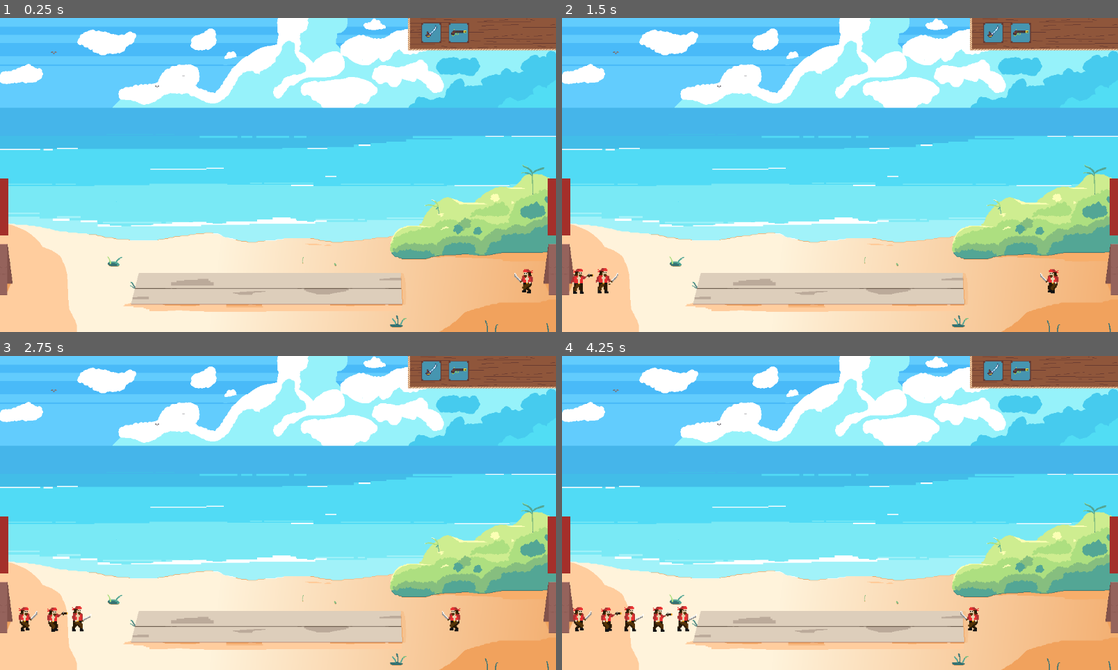
Above: before the commit, frames 1-4 (two rows, left to right).
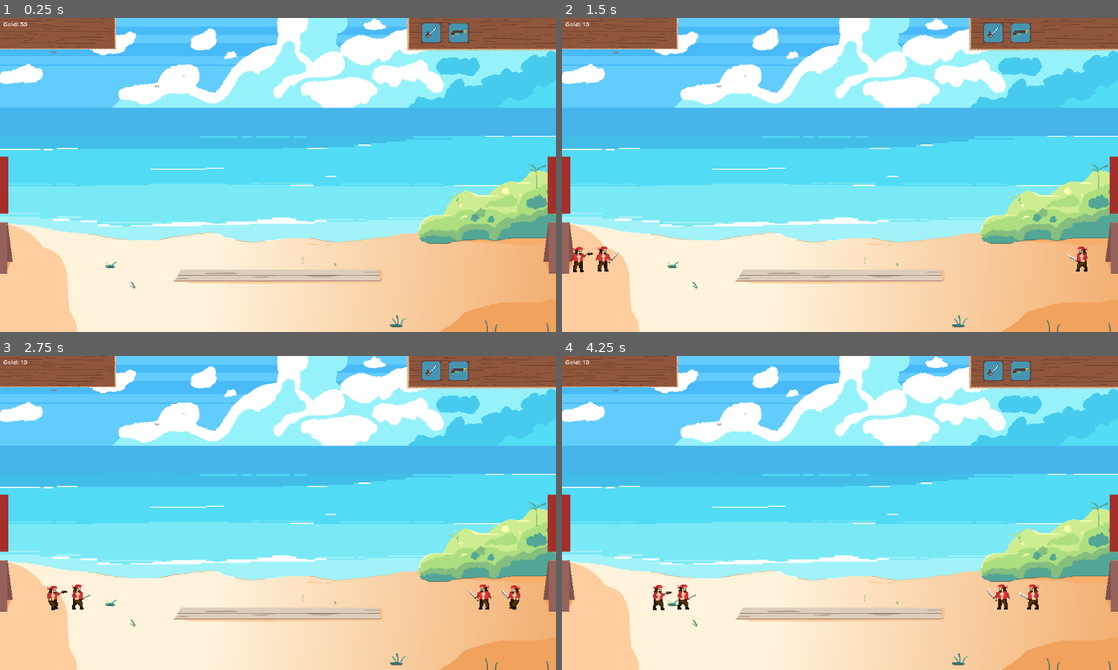
Above: after the commit, the same moments.

Repository: Krayorn/age-of-war
Game: Godot game, scene res://World/World.tscn
Same seed, same stepped clock (60 frames per second), same inputs: the game is played once before the commit and once after it.
Inputs (mouse positions are in pixels of both pictures, inside the frame that each line leads up to):
- Up to frame 1 (0.25 s): no input
- Up to frame 2 (1.5 s): click (995, 33) at 0.5 s; click (1023, 33) at 1.25 s
- Up to frame 3 (2.75 s): click (433, 371) at 2 s
- Up to frame 4 (4.25 s): click (1023, 371) at 2.75 s; click (995, 371) at 3.5 s

The runs differ from the first frame. In frame 1, 13% of the frame differs, in the area x 0-100%, y 0-94%; in frame 2, 13%; in frame 3, 13%; in frame 4, 14%.

Commit message:
gold + ai strategy revamp

Diff:
--- /dev/null
+++ b/Misc/Coin.tscn
@@ -0,0 +1,87 @@
+[gd_scene load_steps=12 format=3 uid="uid://fuugf5c7todm"]
+
+[ext_resource type="Texture2D" uid="uid://d3s0q08djvh7o" path="res://assets/Misc/coin.png" id="1_pnteh"]
+[ext_resource type="Script" uid="uid://8frt47pwdkxc" path="res://Misc/coin.gd" id="2_cerut"]
+
+[sub_resource type="AtlasTexture" id="AtlasTexture_cerut"]
+atlas = ExtResource("1_pnteh")
+region = Rect2(0, 0, 32, 32)
+
+[sub_resource type="AtlasTexture" id="AtlasTexture_mbly3"]
+atlas = ExtResource("1_pnteh")
+region = Rect2(32, 0, 32, 32)
+
+[sub_resource type="AtlasTexture" id="AtlasTexture_shss5"]
+atlas = ExtResource("1_pnteh")
+region = Rect2(64, 0, 32, 32)
+
+[sub_resource type="AtlasTexture" id="AtlasTexture_qlwbe"]
+atlas = ExtResource("1_pnteh")
+region = Rect2(96, 0, 32, 32)
+
+[sub_resource type="AtlasTexture" id="AtlasTexture_whvyu"]
+atlas = ExtResource("1_pnteh")
+region = Rect2(128, 0, 32, 32)
+
+[sub_resource type="AtlasTexture" id="AtlasTexture_jthq0"]
+atlas = ExtResource("1_pnteh")
+region = Rect2(160, 0, 32, 32)
+
+[sub_resource type="AtlasTexture" id="AtlasTexture_f5c03"]
+atlas = ExtResource("1_pnteh")
+region = Rect2(192, 0, 32, 32)
+
+[sub_resource type="AtlasTexture" id="AtlasTexture_5pwrh"]
+atlas = ExtResource("1_pnteh")
+region = Rect2(224, 0, 32, 32)
+
+[sub_resource type="SpriteFrames" id="SpriteFrames_o0vyd"]
+animations = [{
+"frames": [{
+"duration": 1.0,
+"texture": SubResource("AtlasTexture_cerut")
+}, {
+"duration": 1.0,
+"texture": SubResource("AtlasTexture_mbly3")
+}, {
+"duration": 1.0,
+"texture": SubResource("AtlasTexture_shss5")
+}, {
+"duration": 1.0,
+"texture": SubResource("AtlasTexture_qlwbe")
+}, {
+"duration": 1.0,
+"texture": SubResource("AtlasTexture_whvyu")
+}, {
+"duration": 1.0,
+"texture": SubResource("AtlasTexture_jthq0")
+}, {
+"duration": 1.0,
+"texture": SubResource("AtlasTexture_f5c03")
+}, {
+"duration": 1.0,
+"texture": SubResource("AtlasTexture_5pwrh")
+}],
+"loop": true,
+"name": &"default",
+"speed": 8.0
+}]
+
+[node name="Coin" type="AnimatedSprite2D"]
+sprite_frames = SubResource("SpriteFrames_o0vyd")
+autoplay = "default"
+script = ExtResource("2_cerut")
+
+[node name="AmountLabel" type="Label" parent="."]
+offset_left = -55.0
+offset_top = -11.0
+offset_right = -15.0
+offset_bottom = 12.0
+text = "+ X"
+horizontal_alignment = 2
+
+[node name="Timer" type="Timer" parent="."]
+wait_time = 1.5
+autostart = true
+
+[connection signal="timeout" from="Timer" to="." method="_on_timer_timeout"]
--- /dev/null
+++ b/Misc/coin.gd
@@ -0,0 +1,9 @@
+extends AnimatedSprite2D
+
+@export var amount = 0
+
+func _ready():
+	$AmountLabel.text = "+ " + str(amount)
+
+func _on_timer_timeout() -> void:
+	queue_free()
--- a/Units/enemy.gd
+++ b/Units/enemy.gd
@@ -3,6 +3,7 @@
 
 var health = 0
 var damage = 0
+var reward = 0
 var animationIdle = "idle"
 var animationWalk = "idle"
 var animationAttack = "idle"
@@ -11,6 +12,8 @@
 var side := 1.0
 var cooldown = false
 var attack_target = null
+
+signal on_death
 
 @onready var hitbox := $Hitbox
 const SPEED = 60.0
@@ -56,7 +59,8 @@
 func get_hurt(damage_received):
 	health -= damage_received
 	if health <= 0:
-		queue_free() # send money if side == -1
+		emit_signal("on_death", reward, global_position)
+		queue_free()
 
 func attack(body):
 	cooldown = true
--- a/Units/pirate.gd
+++ b/Units/pirate.gd
@@ -4,6 +4,7 @@
 	super()
 	health = 30
 	damage = 10
+	reward = 20
 
 	animationIdle = "idle"
 	animationWalk = "walk"
--- a/Units/pirate_gun.gd
+++ b/Units/pirate_gun.gd
@@ -8,6 +8,7 @@
 	super()
 	health = 30
 	damage = 10
+	reward = 30
 
 	animationIdle = "idle"
 	animationWalk = "walk"
--- /dev/null
+++ b/World/AIStrategy.gd
@@ -0,0 +1,85 @@
+class_name AIStrategy
+
+var world
+
+var ai_gold := 30
+var ai_income_rate := 6
+
+var preloadedMelee = preload("res://Units/Pirate.tscn")
+var preloadedGun = preload("res://Units/PirateGun.tscn")
+
+func _init(world_ref):
+	world = world_ref
+
+func earn():
+	ai_gold += ai_income_rate
+
+func execute(world_state):
+	var strategy = get_strategy(world_state)
+
+	var choices = []
+	match strategy:
+		"panic":
+			choices = [
+				{ "unit": "pirate_melee", "weight": 100 }
+			]
+
+		"economy":
+			choices = [
+				{ "unit": "pirate_melee", "weight": 50 },
+				{ "unit": "none", "weight": 50 }
+			]
+
+		_:
+			choices = [
+				{ "unit": "pirate_melee", "weight": 50 },
+				{ "unit": "pirate_gun", "weight": 50 }
+			]
+
+	var unit = weighted_choice(choices)
+
+	if unit == "none":
+		return null
+
+	var cost = 0
+	var preloaded = null
+	if unit == "pirate_melee":
+		preloaded = preloadedMelee
+		cost = 20
+	elif unit == "pirate_gun":
+		preloaded = preloadedGun
+		cost = 30
+	else:
+		return null
+
+	if ai_gold < cost:
+		@warning_ignore("integer_division")
+		await world.get_tree().create_timer((cost - ai_gold) / ai_income_rate).timeout
+
+	ai_gold -= cost
+
+	return preloaded.instantiate()
+
+func weighted_choice(list):
+	var total = 0
+	for item in list:
+		total += item.weight
+
+	var r = randf() * total
+	for item in list:
+		r -= item.weight
+		if r <= 0:
+			return item.unit
+	return list[-1].unit
+
+func get_strategy(world_state) -> String:
+	var _ours = world_state.enemy_strength
+	var theirs = world_state.player_strength
+
+	if world_state.ai_health < 20:
+		return "panic"
+
+	if theirs == 0:
+		return "economy"
+
+	return "balanced"
--- a/World/World.tscn
+++ b/World/World.tscn
@@ -11,8 +11,6 @@
 
 [node name="World" type="Node2D"]
 script = ExtResource("1_il6x7")
-metadata/_edit_vertical_guides_ = [65.0, 1155.0, 1158.0]
-metadata/_edit_horizontal_guides_ = [640.0, 641.0, 560.0]
 
 [node name="CanvasLayer2" type="CanvasLayer" parent="."]
 layer = -1
@@ -22,12 +20,12 @@
 texture = ExtResource("2_04mge")
 
 [node name="PlayerBase" parent="." instance=ExtResource("2_y6flb")]
-position = Vector2(-1, 575)
+position = Vector2(-1, 530)
 collision_layer = 4
 collision_mask = 0
 
 [node name="AIBase" parent="." instance=ExtResource("2_y6flb")]
-position = Vector2(1123, 575)
+position = Vector2(1123, 530)
 collision_layer = 2
 collision_mask = 0
 side = -1
@@ -40,12 +38,26 @@
 limit_bottom = 650
 
 [node name="AISpawnTimer" type="Timer" parent="."]
-wait_time = 5.0
+one_shot = true
+autostart = true
 
 [node name="CanvasLayer" type="CanvasLayer" parent="."]
 
-[node name="Sprite2D" type="Sprite2D" parent="CanvasLayer"]
-position = Vector2(998, 33.5)
+[node name="Inventory" type="Sprite2D" parent="CanvasLayer"]
+position = Vector2(120, 32)
+scale = Vector2(0.8, 0.67)
+texture = ExtResource("4_04mge")
+flip_h = true
+
+[node name="GoldLabel" type="Label" parent="CanvasLayer/Inventory"]
+offset_left = -142.5
+offset_top = -40.298508
+offset_right = -97.5
+offset_bottom = -17.298508
+text = "Gold: "
+
+[node name="Spawners" type="Sprite2D" parent="CanvasLayer"]
+position = Vector2(996, 33.5)
 scale = Vector2(1.0266668, 0.67)
 texture = ExtResource("4_04mge")
 
@@ -65,8 +77,12 @@
 offset_bottom = 45.0
 scale = Vector2(1.3, 1.3)
 
+[node name="AICashTimer" type="Timer" parent="."]
+autostart = true
+
 [connection signal="base_dead" from="PlayerBase" to="." method="_on_player_base_base_dead"]
 [connection signal="base_dead" from="AIBase" to="." method="_on_ai_base_base_dead"]
 [connection signal="timeout" from="AISpawnTimer" to="." method="_on_ai_spawn_timer_timeout"]
 [connection signal="spawn_unit" from="CanvasLayer/SpawnMelee" to="." method="_on_spawn_melee_spawn_unit"]
 [connection signal="spawn_unit" from="CanvasLayer/SpawnRange" to="." method="_on_spawn_range_spawn_unit"]
+[connection signal="timeout" from="AICashTimer" to="." method="_on_ai_cash_timer_timeout"]
--- a/World/world.gd
+++ b/World/world.gd
@@ -1,16 +1,32 @@
 extends Node2D
 
-var gold = 50
+var gold = 0: set = _set_gold
 
-func _ready() -> void:
-	ai_strategy()
+func _set_gold(value) -> void:
+	gold=value
+	$CanvasLayer/Inventory/GoldLabel.text="Gold: " + str(value)
+
+var melee_cost = 15
+var range_cost = 25
+
+var opponent: AIStrategy
+
+func _ready():
+	gold = 50
+	opponent = AIStrategy.new(self)
 
 func _on_spawn_melee_spawn_unit() -> void:
+	if gold < melee_cost:
+		return
+	gold -= melee_cost
 	var unit = preload("res://Units/Pirate.tscn").instantiate()
 	unit.side = 1
 	spawn(unit)
 
 func _on_spawn_range_spawn_unit() -> void:
+	if gold < range_cost:
+		return
+	gold -= range_cost
 	var unit = preload("res://Units/PirateGun.tscn").instantiate()
 	unit.side = 1
 	spawn(unit)
@@ -20,6 +36,8 @@
 		unit.global_position = Vector2($PlayerBase.global_position.x + 30, $PlayerBase.global_position.y - 5)
 	else:
 		unit.global_position = Vector2($AIBase.global_position.x - 20, $AIBase.global_position.y - 5)
+
+	unit.add_to_group("units")
 	add_child(unit)
 
 func _on_player_base_base_dead() -> void:
@@ -30,11 +48,39 @@
 	print("Congrats")
 	get_tree().paused = true
 
-func ai_strategy():
+func _on_ai_spawn_timer_timeout() -> void:
+	var countPlayer := 0
+	var countAI := 0
+	for u in get_tree().get_nodes_in_group("units"):
+		if u.side == -1:
+			countAI += 1
+		else:
+			countPlayer += 1
+
+	var game_state = {
+		"player_strength": countPlayer,
+		"enemy_strength": countAI,
+		"ai_health": $AIBase.health
+	}
+
+	var unit = await opponent.execute(game_state)
+
 	$AISpawnTimer.start()
-	var unit = preload("res://Units/Pirate.tscn").instantiate()
+	if unit == null:
+		return
+
 	unit.side = -1
+	unit.on_death.connect(_on_enemy_death)
 	spawn(unit)
 
-func _on_ai_spawn_timer_timeout() -> void:
-	ai_strategy()
+func _on_enemy_death(reward, enemy_position):
+	gold += reward
+	var coin = preload("res://Misc/Coin.tscn").instantiate()
+	coin.amount = reward
+	coin.global_position = enemy_position
+	coin.global_position.y -= 80
+	add_child(coin)
+
+
+func _on_ai_cash_timer_timeout() -> void:
+	opponent.earn()
Not shown, added: Misc/coin.gd.uid
Not shown, added: World/AIStrategy.gd.uid
Not shown: 1 places in World/World.tscn that only renumber resources
Binary file added: assets/Misc/coin.png
Not shown, changed: assets/Misc/coin.png.import
Binary file changed: assets/Scenery/bg.png
